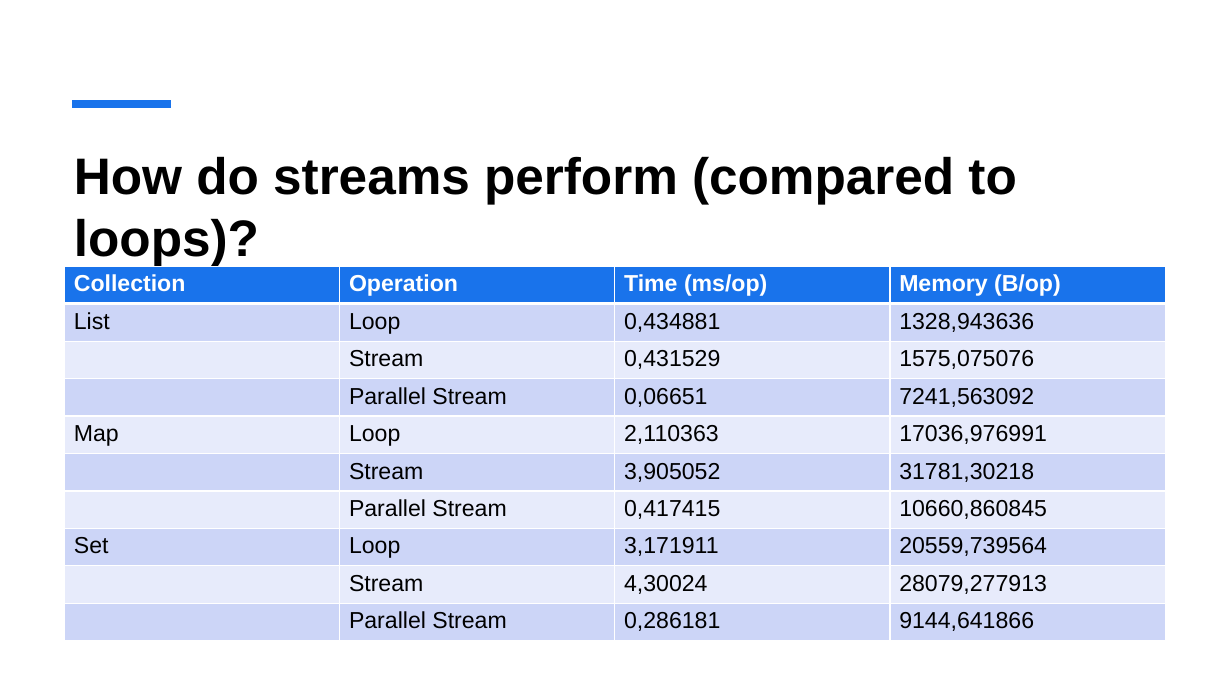
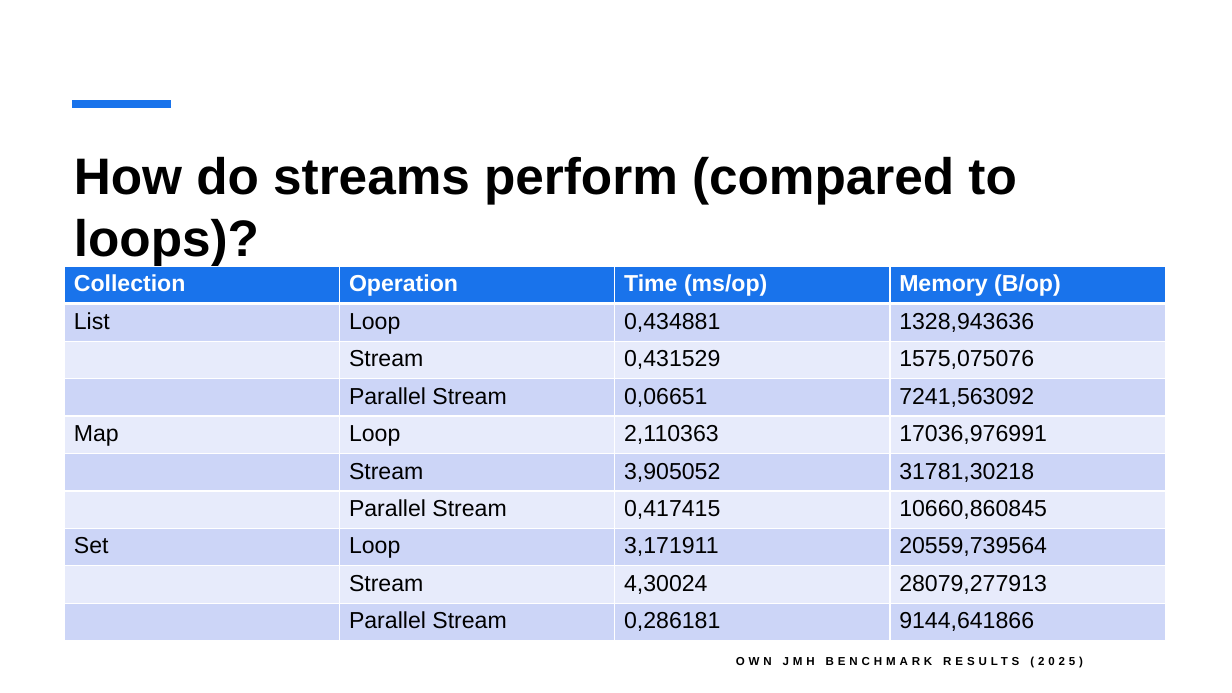
Before and after one commit to StefanBoudri/streams, a slide deck: slide 12 of presentation.pptx. Drawn at 1232x693 pixels with LibreOffice and Linux fonts; fonts in the diff are those of the drawing. Boxes give left, top, right and bottom in pixels: in the first picture for what was removed or moved away, otherwise in the second. Text is boxed around its words. In the diff, an @@ line names an element or a change of style, - is before the commit and + after.

```diff
--- a/presentation.pptx
+++ b/presentation.pptx
@@ text added at [736, 656, 1083, 668], 9 pt, text #000000, bold @@
+OWN JMH BENCHMARK RESULTS (2025)
```
Also in this commit, not shown: 10 other slides changed, 1 slide added, 1 slide removed, 5 other files.
